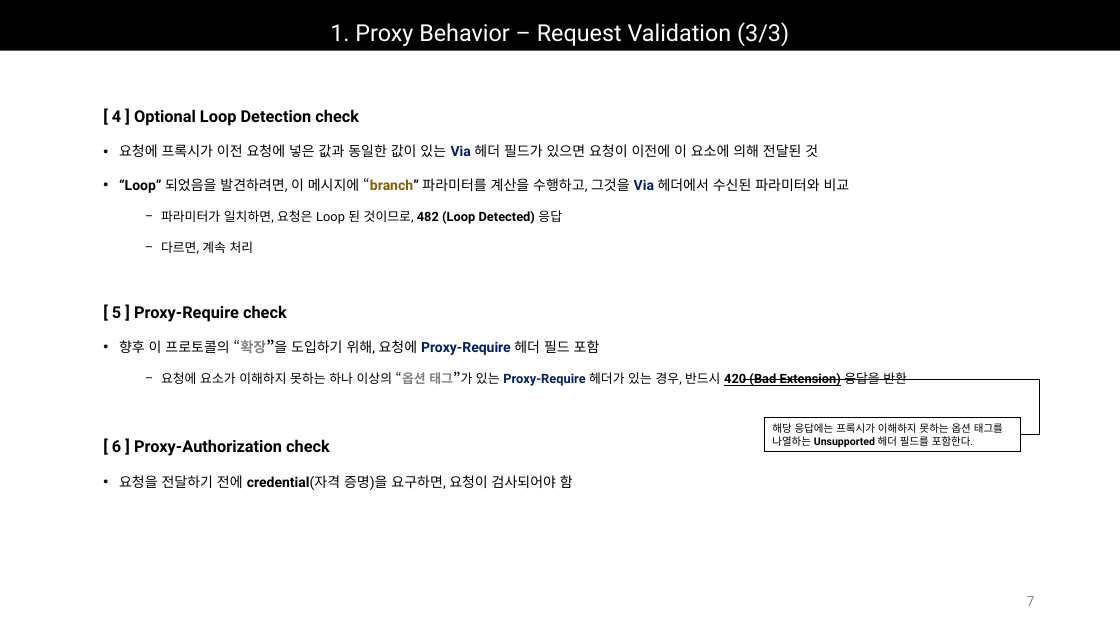
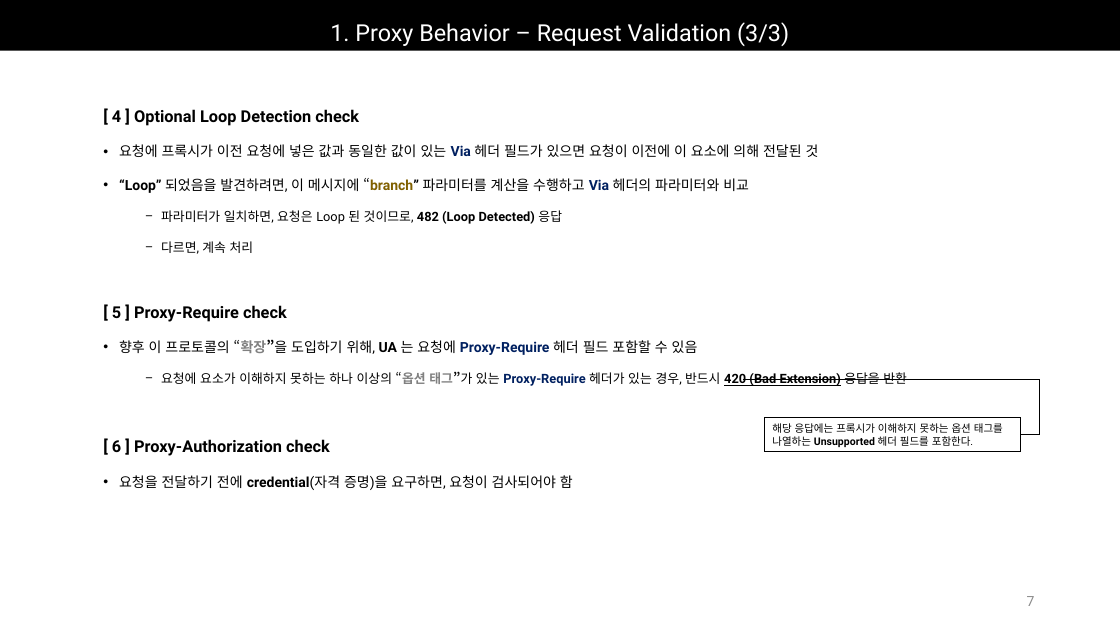
Before and after one commit to Epsilonely/SIP-Survey, a slide deck: slide 7 of 세미나 3차.pptx. Drawn at 1120x630 pixels with LibreOffice and Linux fonts; fonts in the diff are those of the drawing. Boxes give left, top, right and bottom in pixels: in the first picture for what was removed or moved away, otherwise in the second. Text is boxed around its words. In the diff, an @@ line names an element or a change of style, - is before the commit and + after.

```diff
--- a/세미나 3차.pptx
+++ b/세미나 3차.pptx
@@ text at (119,178,749,193): text changed @@
-• “Loop” 되었음을 발견하려면, 이 메시지에 “branch” 파라미터를 계산을 수행하고, 그것을 Via 헤더에서 수신된 파라미터와 비교
+• “Loop” 되었음을 발견하려면, 이 메시지에 “branch” 파라미터를 계산을 수행하고 Via 헤더의 파라미터와 비교
@@ text at (119,339,698,355): text changed @@
-• 향후 이 프로토콜의 “확장”을 도입하기 위해, 요청에 Proxy-Require 헤더 필드 포함
+• 향후 이 프로토콜의 “확장”을 도입하기 위해, UA 는 요청에 Proxy-Require 헤더 필드 포함할 수 있음
```
Also in this commit, not shown: 27 other slides changed, 3 slides added, 11 slides removed, 2 other files.
